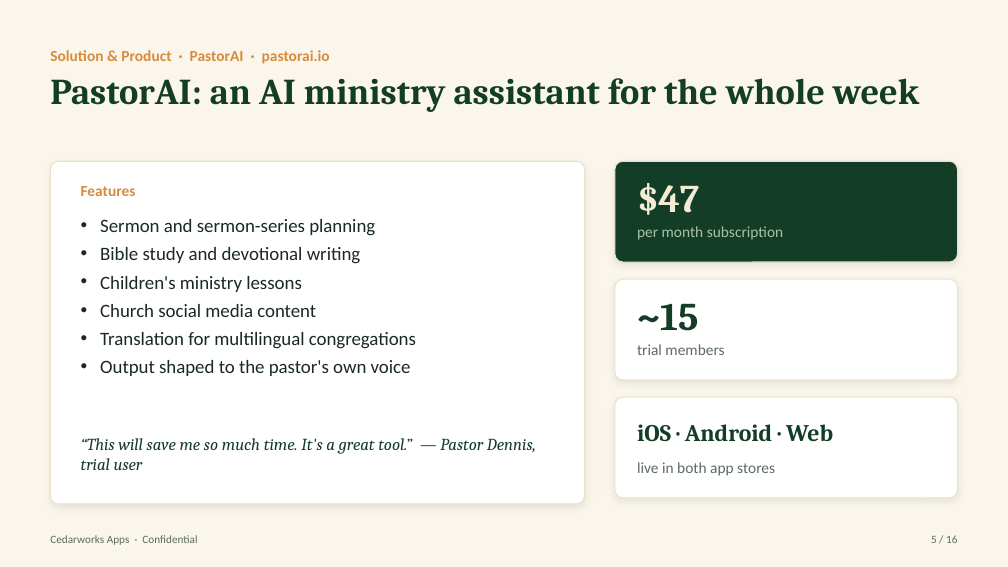
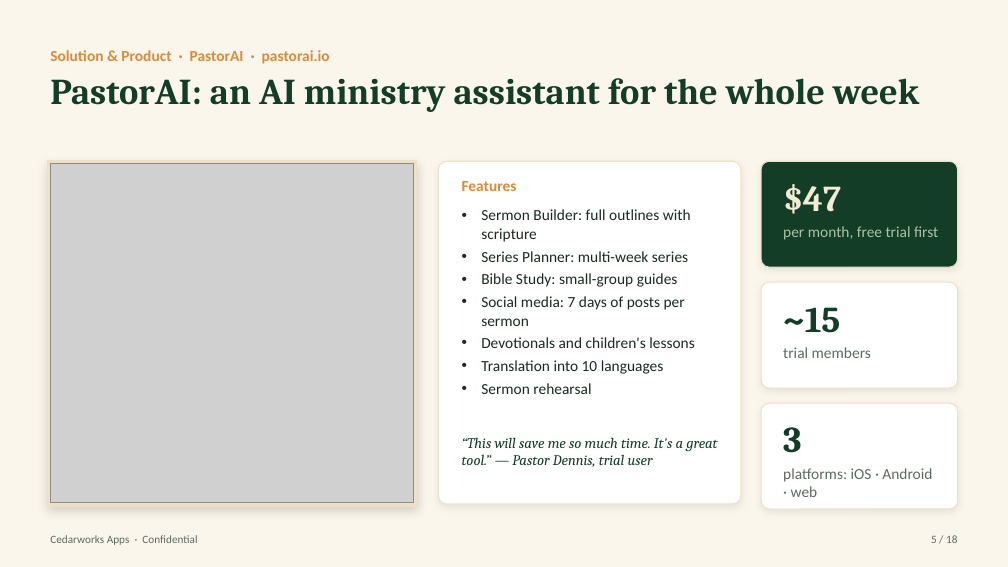
Before and after one commit to Pastorai1/Cedarworksapps, a slide deck: slide 5 of pitch-deck/Cedarworks-Apps-Pitch-Deck.pptx. Drawn at 1008x567 pixels with LibreOffice and Linux fonts; fonts in the diff are those of the drawing; grey boxes stand for pictures. Boxes give left, top, right and bottom in pixels: in the first picture for what was removed or moved away, otherwise in the second. Text is boxed around its words. In the diff, an @@ line names an element or a change of style, - is before the commit and + after.

```diff
--- a/pitch-deck/Cedarworks-Apps-Pitch-Deck.pptx
+++ b/pitch-deck/Cedarworks-Apps-Pitch-Deck.pptx
@@ rectangle added at bbox=[47, 160, 416, 506], fill #ECE1C7, outline #ECE1C7 1 pt @@
@@ picture added at bbox=[50, 163, 413, 503] @@
@@ proportions changed in 4 elements at bbox=[761, 161, 958, 267], bbox=[761, 282, 958, 388], bbox=[761, 403, 958, 509], bbox=[438, 161, 741, 504] @@
@@ rounded rectangle: place and size @@
-rounded rectangle at bbox=[50, 161, 585, 504]
+rounded rectangle at bbox=[438, 161, 741, 504]
@@ text "Features": place and size @@
-text "Features" at bbox=[81, 186, 136, 196]
+text "Features" at bbox=[462, 181, 517, 191]
@@ rounded rectangle: place and size @@
-rounded rectangle at bbox=[615, 161, 958, 262]
+rounded rectangle at bbox=[761, 161, 958, 267]
@@ text "$47": place and size @@
-text "$47" at bbox=[637, 183, 699, 215]
+text "$47" at bbox=[783, 184, 841, 214]
@@ text "$47" at bbox=[783, 184, 841, 214]: size 28 to 26 pt @@
@@ text added at bbox=[481, 209, 695, 394], 11 pt, text #1B2A21 @@
+• Sermon Builder: full outlines with scripture
+• Series Planner: multi-week series
+• Bible Study: small-group guides
+• Social media: 7 days of posts per sermon
+• Devotionals and children's lessons
+• Translation into 10 languages
+• Sermon rehearsal
@@ text removed at bbox=[100, 219, 416, 376] @@
-• Sermon and sermon-series planning
-• Bible study and devotional writing
-• Children's ministry lessons
-• Church social media content
-• Translation for multilingual congregations
-• Output shaped to the pastor's own voice
@@ text at bbox=[783, 226, 938, 240]: text changed @@
-per month subscription
+per month, free trial first
@@ rounded rectangle: place and size @@
-rounded rectangle at bbox=[615, 279, 958, 380]
+rounded rectangle at bbox=[761, 282, 958, 388]
@@ text "~15" at bbox=[783, 307, 840, 333]: size 28 to 26 pt @@
@@ text "~15": place and size @@
-text "~15" at bbox=[637, 303, 698, 331]
+text "~15" at bbox=[783, 307, 840, 333]
@@ text "trial members": place and size @@
-text "trial members" at bbox=[637, 344, 724, 355]
+text "trial members" at bbox=[783, 347, 871, 358]
@@ rounded rectangle: place and size @@
-rounded rectangle at bbox=[615, 397, 958, 498]
+rounded rectangle at bbox=[761, 403, 958, 509]
@@ text "“This will save me so ...": place and size @@
-text "“This will save me so ..." at bbox=[81, 438, 536, 470]
+text "“This will save me so ..." at bbox=[462, 437, 717, 467]
@@ text "“This will save me so ..." at bbox=[462, 437, 717, 467]: size 12 to 10.5 pt @@
@@ text added at bbox=[783, 427, 801, 453], 26 pt, text #143D28, bold @@
+3
@@ text removed at bbox=[637, 462, 775, 476] @@
-live in both app stores
@@ text at bbox=[783, 468, 932, 497]: text changed; size 17 to 11 pt; font Cambria to Calibri; text colour #143D28 to #5C6B61; bold off @@
-iOS · Android · Web
+platforms: iOS · Android · web
@@ text "platforms: iOS · Android · ..." at bbox=[783, 468, 932, 497]: vertical alignment middle to top @@
```
Also in this commit, not shown: 13 other slides changed, 4 slides added, 2 slides removed, 9 other files.
